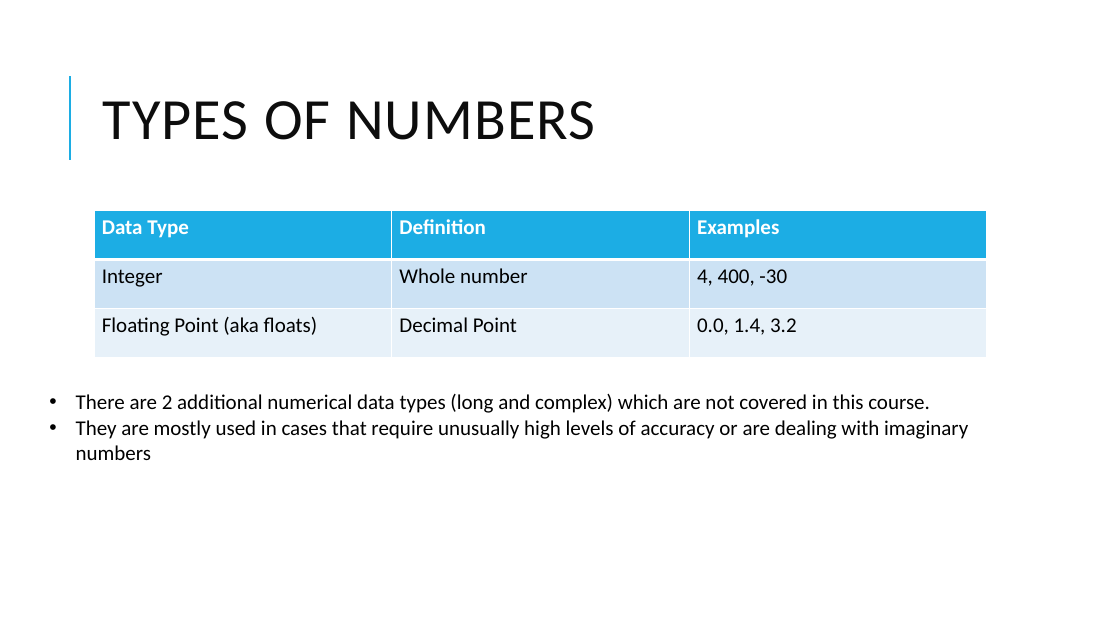
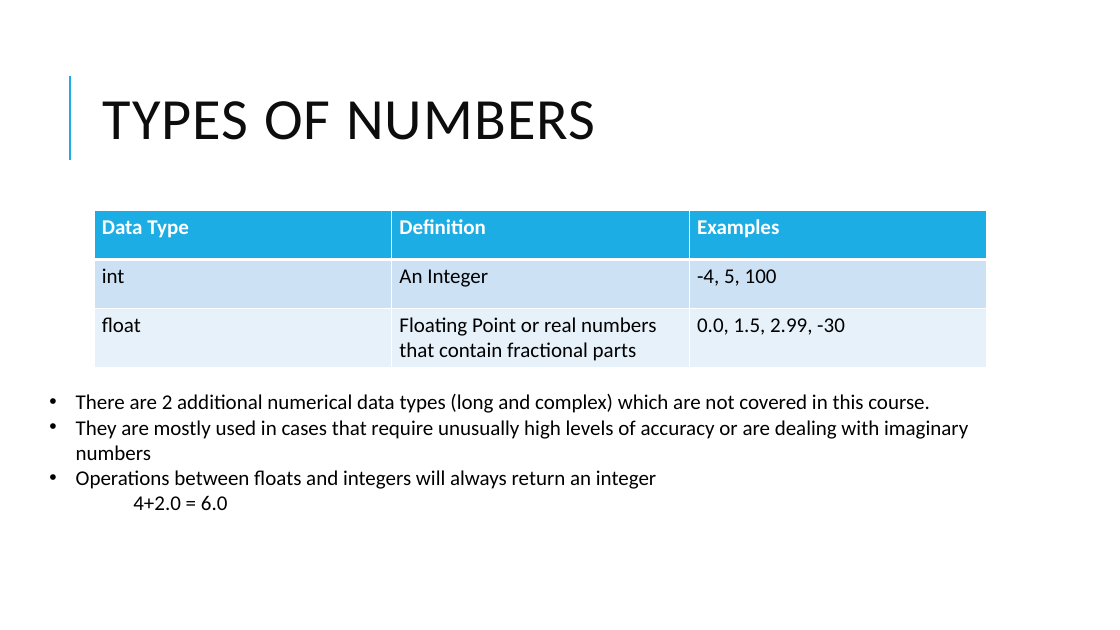
Before and after one commit to eicandanedo/python101, a slide deck: slide 16 of 1. Input Output/Lessons/Introduction to Python 1.pptx. Drawn at 1120x630 pixels with LibreOffice and Linux fonts; fonts in the diff are those of the drawing. Boxes give left, top, right and bottom in pixels: in the first picture for what was removed or moved away, otherwise in the second. Text is boxed around its words. In the diff, an @@ line names an element or a change of style, - is before the commit and + after.

```diff
--- a/1. Input Output/Lessons/Introduction to Python 1.pptx
+++ b/1. Input Output/Lessons/Introduction to Python 1.pptx
@@ table at (94,210,986,367) @@
-row 2: Integer | Whole number | 4, 400, -30
+row 2: int | An Integer | -4, 5, 100
-row 3: Floating Point (aka floats) | Decimal Point | 0.0, 1.4, 3.2
+row 3: float | Floating Point or real numbers that contain fractional parts | 0.0, 1.5, 2.99, -30
@@ text at (76,470,656,510): paragraph added @@
+• Operations between floats and integers will always return an integer
+  4+2.0 = 6.0
```
Also in this commit, not shown: 6 other slides changed, 1 slide removed.
